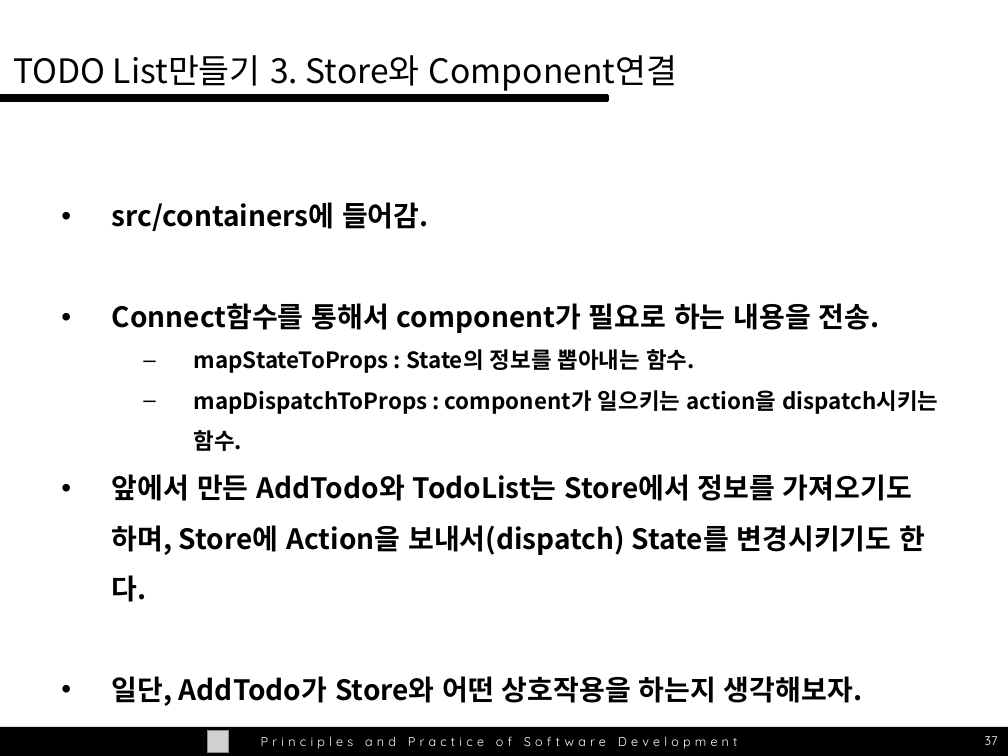
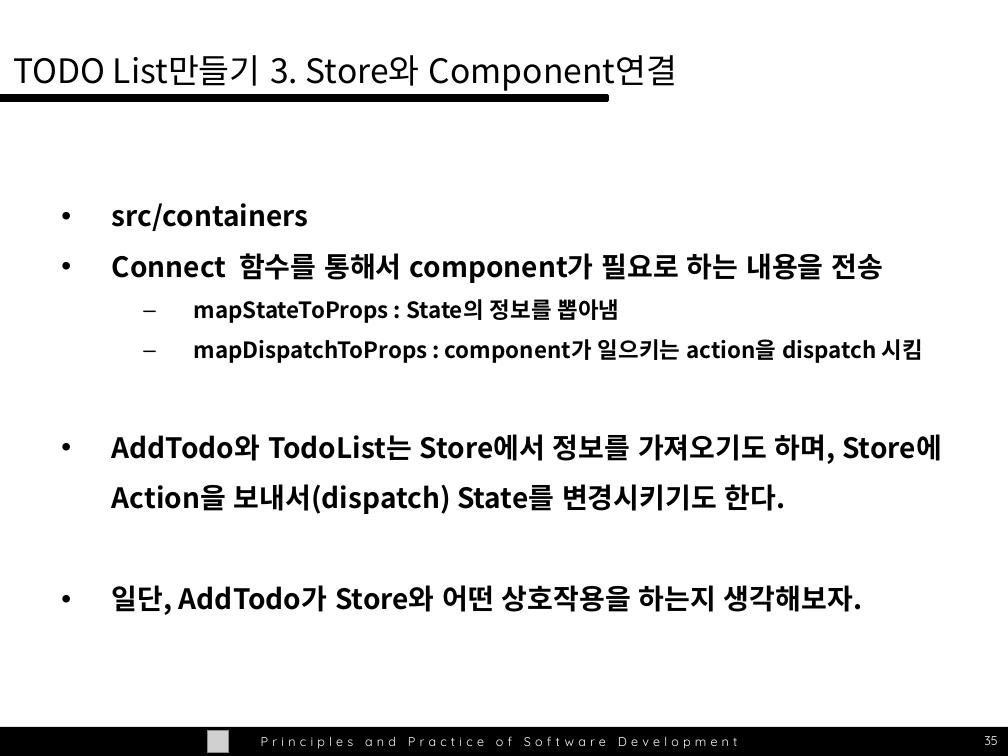
Before and after one commit to wlxyzlw/swpp201701, a slide deck: slide 35 of ta-session/swpp_04.10_redux.pptx (slide 37 before the commit). Drawn at 1008x756 pixels with LibreOffice and Linux fonts; fonts in the diff are those of the drawing; grey boxes stand for pictures. Boxes give left, top, right and bottom in pixels: in the first picture for what was removed or moved away, otherwise in the second. Text is boxed around its words. In the diff, an @@ line names an element or a change of style, - is before the commit and + after.

```diff
--- a/ta-session/swpp_04.10_redux.pptx
+++ b/ta-session/swpp_04.10_redux.pptx
@@ text at [112,203,941,514]: text changed @@
-• src/containers에 들어감.
-• Connect함수를 통해서 component가 필요로 하는 내용을 전송.
-  – mapStateToProps : State의 정보를 뽑아내는 함수.
-  – mapDispatchToProps : component가 일으키는 action을 dispatch시키는 함수.
-• 앞에서 만든 AddTodo와 TodoList는 Store에서 정보를 가져오기도 하며, Store에 Action을 보내서(dispatch) State를 변경시키기도 한다.
+• src/containers
+• Connect 함수를 통해서 component가 필요로 하는 내용을 전송
+  – mapStateToProps : State의 정보를 뽑아냄
+  – mapDispatchToProps : component가 일으키는 action을 dispatch 시킴
+• AddTodo와 TodoList는 Store에서 정보를 가져오기도 하며, Store에 Action을 보내서(dispatch) State를 변경시키기도 한다.
@@ page number at [984,736,997,745]: text changed @@
-37
+35
```
Also in this commit, not shown: 29 other slides changed, 1 slide removed.
